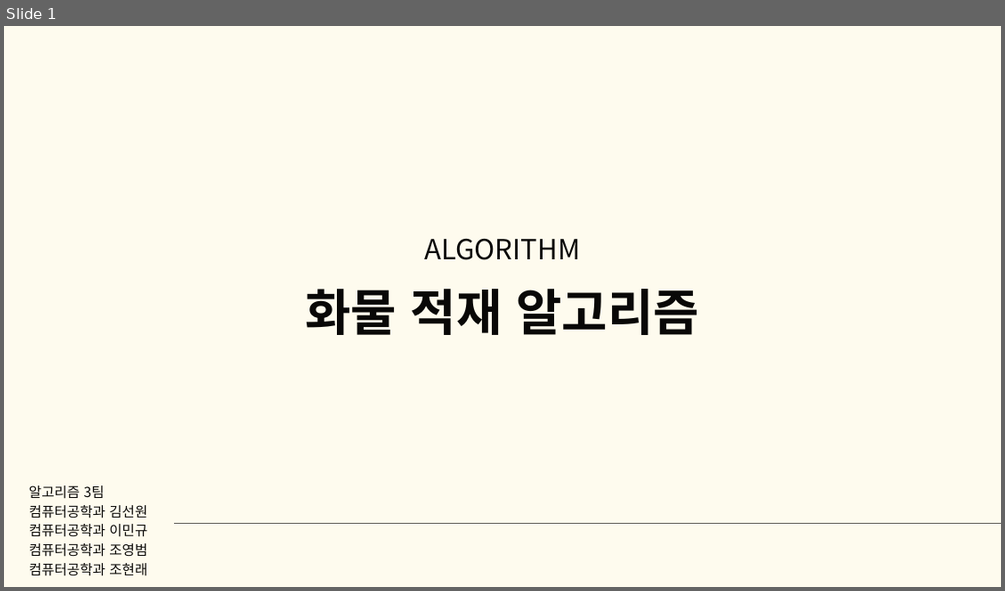
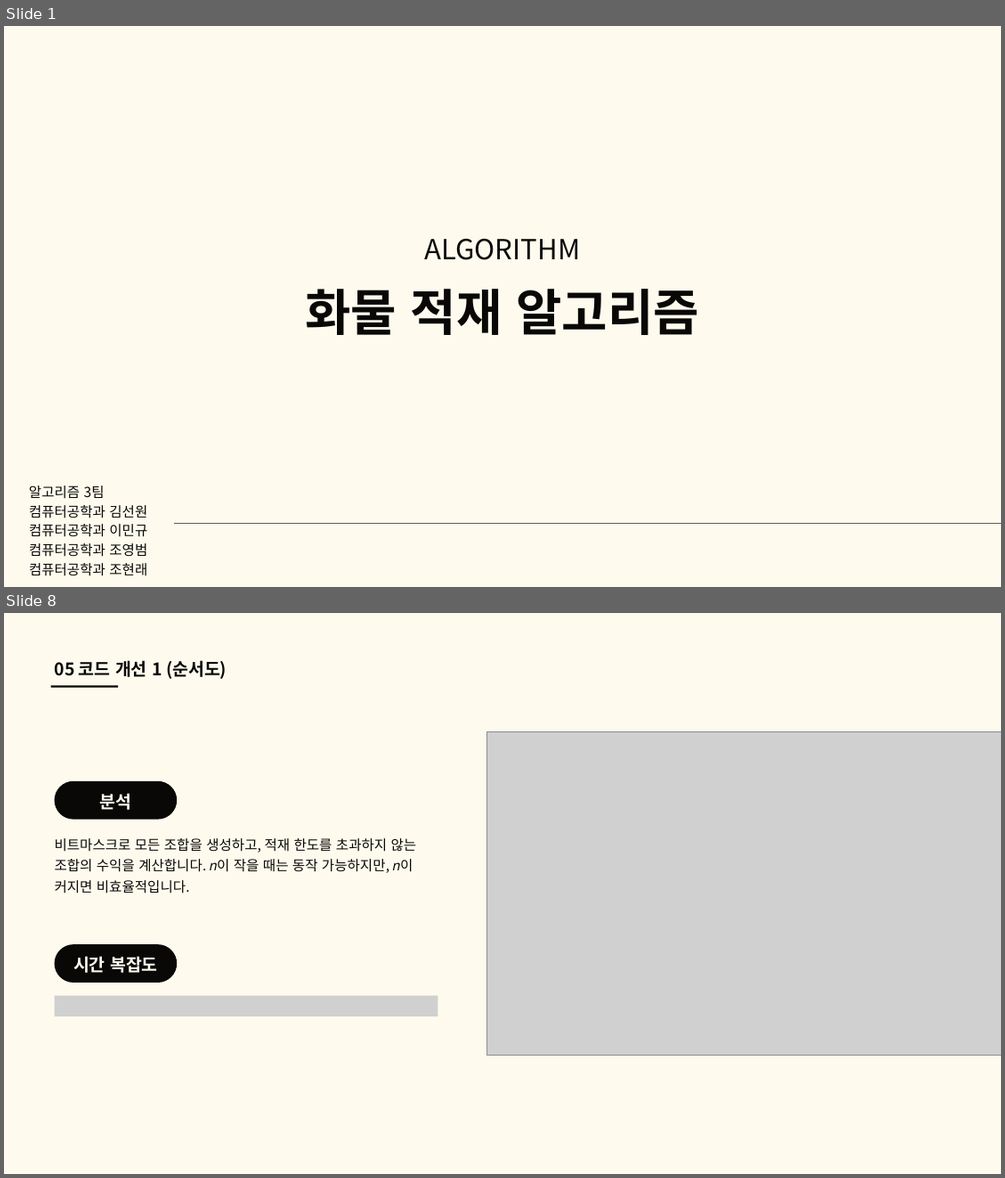
Before and after one commit to good-thing/CargoDriver, a slide deck: 알고리즘 3팀 화물차 알고리즘.pptx. Shown one above the other, each under a label of ours: slide 1 before the commit, slides 1 and 8 after it; the slides between them are not shown. The pictures are 1005x591 and 1005x1178 pixels, drawn with LibreOffice and Linux fonts; fonts in the diff are those of the drawing; grey boxes stand for pictures. Boxes give left, top, right and bottom in pixels: in the first picture for what was removed or moved away, otherwise in the second. Text is boxed around its words. In the diff, an @@ line names an element or a change of style, - is before the commit and + after.

```diff
--- a/알고리즘 3팀 화물차 알고리즘.pptx
+++ b/알고리즘 3팀 화물차 알고리즘.pptx
@@ slide 8 added at [4, 613, 1001, 1174], background #FEFBEE @@
@@ text added at [55, 660, 226, 679], 25 pt, text #090807, bold @@
+05 코드 개선 1 (순서도)
@@ line added from (51, 686) to (118, 686), #090807 3 pt @@
@@ picture added at [486, 731, 1001, 1055] @@
@@ freeform shape added at [55, 781, 177, 819], fill #090807 @@
@@ text added at [100, 793, 132, 810], 25 pt, text #FEFBEE, bold @@
+분석
@@ text added at [55, 838, 417, 893], 20 pt, text #090807 @@
+비트마스크로 모든 조합을 생성하고, 적재 한도를 초과하지 않는 조합의 수익을 계산합니다. 𝑛이 작을 때는 동작 가능하지만, 𝑛이 커지면 비효율적입니다.
@@ freeform shape added at [55, 944, 177, 982], fill #090807 @@
@@ text added at [73, 956, 158, 973], 25 pt, text #FEFBEE, bold @@
+시간 복잡도
@@ picture added at [55, 996, 437, 1016] @@
```
Also in this commit, not shown: 3 slides changed, 13 other slides added, 13 slides removed, 22 other files.
